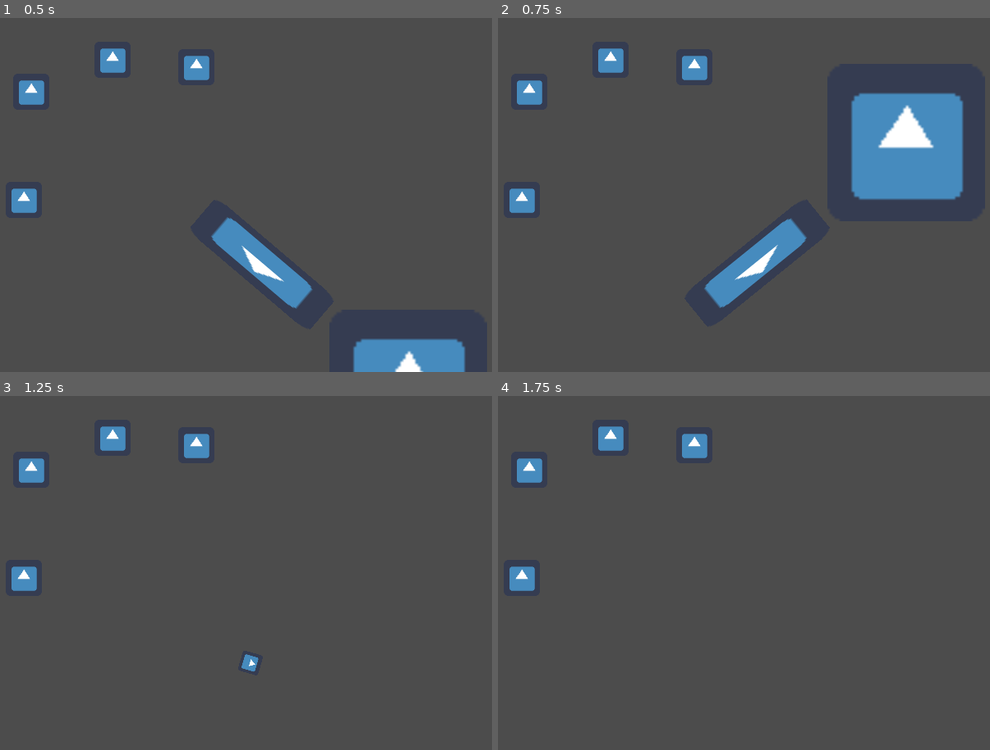
Above: before the commit, frames 1-4 (two rows, left to right).
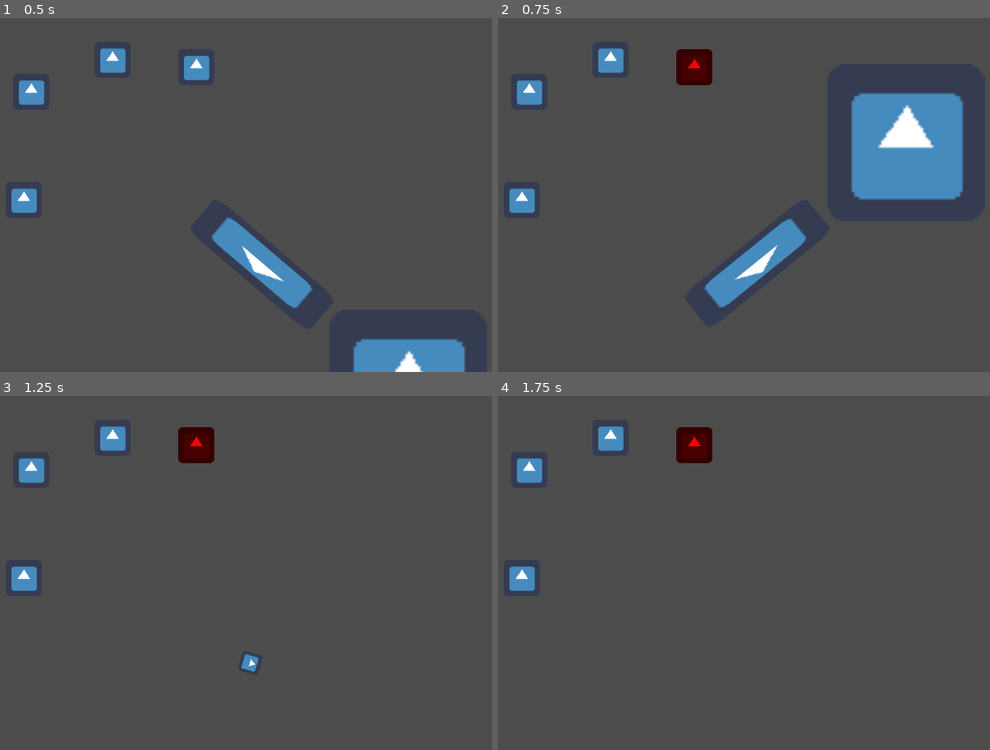
Above: after the commit, the same moments.

Repository: BytePlayersStudio/LD44
Game: Godot game, scene res://Scenes/Level1.tscn
Two runs of this game, one before a commit and one after it. Both use one fixed random seed, a clock stepped at 60 frames per second and the inputs below. The engine's default icon, where the game draws it, is replaced by a stand-in: a white triangle on a blue panel in a dark square.
Inputs (mouse positions are in pixels of both pictures, inside the frame that each line leads up to):
- Up to frame 1 (0.5 s): no input
- Up to frame 2 (0.75 s): tap Enter at 0.5 s; move the mouse to (753, 265) at 0.52 s; press the mouse at (753, 265) at 0.53 s; hold W (move_up) from 0.53 s (still down); right-click (753, 265) at 0.6 s
- Up to frame 3 (1.25 s): keep holding W (move_up)
- Up to frame 4 (1.75 s): keep holding W (move_up); move the mouse to (975, 626) at 1.27 s; release the mouse at (975, 626) at 1.28 s; click (975, 626) at 1.35 s; right-click (975, 626) at 1.55 s

Frame 1 is identical in both runs. In frame 2, 0.7% of the frame differs, in the area x 36-44%, y 8-19%; in frame 3, 0.7%; in frame 4, 0.7%.

Commit message:
Life sources now die in terrible pain as the master wished

Diff:
--- a/LD44/Scenes/Gun.tscn
+++ b/LD44/Scenes/Gun.tscn
@@ -6,7 +6,7 @@
 
 [node name="Gun" type="Node2D"]
 script = ExtResource( 1 )
-Bullet = ExtResource( 2 )
+bullet_res = ExtResource( 2 )
 
 [node name="GunSprite" type="Sprite" parent="."]
 position = Vector2( 0, -5.96046e-008 )
--- a/LD44/Scenes/LifeSource.tscn
+++ b/LD44/Scenes/LifeSource.tscn
@@ -1,16 +1,18 @@
-[gd_scene load_steps=3 format=2]
+[gd_scene load_steps=4 format=2]
 
-[ext_resource path="res://icon.png" type="Texture" id=1]
+[ext_resource path="res://Scripts/LifeSource.gd" type="Script" id=1]
+[ext_resource path="res://icon.png" type="Texture" id=2]
 
 [sub_resource type="RectangleShape2D" id=1]
 extents = Vector2( 6.97203, 7.25444 )
 
 [node name="LifeSource" type="Area2D"]
 collision_layer = 9
+script = ExtResource( 1 )
 
-[node name="Sprite" type="Sprite" parent="."]
+[node name="LifeSourceSprite" type="Sprite" parent="."]
 scale = Vector2( 0.227201, 0.227201 )
-texture = ExtResource( 1 )
+texture = ExtResource( 2 )
 
 [node name="CollisionShape2D" type="CollisionShape2D" parent="."]
 shape = SubResource( 1 )
--- a/LD44/Scripts/Bullet.gd
+++ b/LD44/Scripts/Bullet.gd
@@ -1,6 +1,6 @@
 extends KinematicBody2D
 
-class_name Bullet
+class_name bullet
 
 var velocity
 export var speed = 100
--- a/LD44/Scripts/Gun.gd
+++ b/LD44/Scripts/Gun.gd
@@ -1,8 +1,8 @@
 extends Node2D
 
-class_name Gun
+class_name gun
 
-export (PackedScene) var Bullet
+export (PackedScene) var bullet_res
 export var cooldown : float = .5
 
 onready var bullet_spawn : Position2D = get_node("BulletSpawn")
@@ -12,14 +12,14 @@
 
 func _ready() -> void:
 	cooldown_timer.wait_time = cooldown
-	if Bullet == null:
+	if bullet_res == null:
 		print("Please add a Bullet scene to the Gun")
 
 func shoot() -> void:
 	if can_shoot:
 		can_shoot = false
 		cooldown_timer.start()
-		var b = Bullet.instance()
+		var b = bullet_res.instance()
 		b.start(bullet_spawn.global_position, bullet_spawn.global_rotation)
 		get_tree().get_root().add_child(b)
 
--- /dev/null
+++ b/LD44/Scripts/LifeSource.gd
@@ -0,0 +1,10 @@
+extends Area2D
+
+class_name life_source
+onready var collision_shape = get_node("CollisionShape2D")
+onready var lif_source_sprite = get_node("LifeSourceSprite")
+
+
+func kill_life_source():
+	lif_source_sprite.set_modulate(Color(1,0,0,1))
+	collision_shape.disabled = true
--- a/LD44/Scripts/Player.gd
+++ b/LD44/Scripts/Player.gd
@@ -1,10 +1,10 @@
 extends KinematicBody2D
 
-class_name Player
+class_name player
 
 
 onready var gunPivot : Position2D = get_node("GunPivot")
-onready var gun : Gun = get_node("GunPivot/GunPosition/Gun")
+onready var player_gun : gun = get_node("GunPivot/GunPosition/Gun")
 onready var absorbArea : Area2D =  get_node("AbsorbArea")
 
 export var speed = 500;
@@ -13,7 +13,6 @@
 
 var move_direction = Vector2(0,0)
 var overlapping_life_sources = []
-
 
 
 func _process(delta) -> void:
@@ -27,7 +26,7 @@
 func control_gun(delta) -> void:
 	gunPivot.look_at(get_global_mouse_position())
 	if Input.is_action_pressed("shoot"):
-		gun.shoot()
+		player_gun.shoot()
 	if Input.is_action_just_pressed("absorb_life"):
 		#Maybe use a timer to use the ability
 		absorb_life()
@@ -36,18 +35,22 @@
 func move(delta) -> void:
 	move_and_slide(get_input_direction().normalized() * speed)
 
+func absorb_life():
+	#TODO: Be aware that we have to deactivate the life sources somehow, maybe sending a signal to all of the life_sources
+	#in the overlapping_life_sources array.
+	overlapping_life_sources = absorbArea.get_overlapping_areas()
+	absorbed_life += life_per_life_source * overlapping_life_sources.size()
+	for life_source in overlapping_life_sources:
+		if life_source.has_method('kill_life_source'): #FIXME: No me molan referncias por string
+			life_source.kill_life_source()
+
+	#TODO: Send absorbed_life to the GUI every time it updates.
+	print(overlapping_life_sources)
+	print(absorbed_life)
+
 
 func get_input_direction() -> Vector2:
 	var input_direction = Vector2()
 	input_direction.x = int(Input.is_action_pressed("move_right")) - int(Input.is_action_pressed("move_left"))
 	input_direction.y = int(Input.is_action_pressed("move_down")) - int(Input.is_action_pressed("move_up"))
 	return input_direction
-
-
-func absorb_life():
-	#TODO: Be aware that we have to deactivate the life sources somehow, maybe sending a signal to all of the life_sources
-	#in the overlapping_life_sources array.
-	overlapping_life_sources = absorbArea.get_overlapping_areas()
-	absorbed_life += life_per_life_source * overlapping_life_sources.size()
-	#TODO: Send absorbed_life to the GUI every time it updates.
-	print(absorbed_life)
--- a/LD44/project.godot
+++ b/LD44/project.godot
@@ -10,24 +10,30 @@
 
 _global_script_classes=[ {
 "base": "KinematicBody2D",
-"class": "Bullet",
+"class": "bullet",
 "language": "GDScript",
 "path": "res://Scripts/Bullet.gd"
 }, {
 "base": "Node2D",
-"class": "Gun",
+"class": "gun",
 "language": "GDScript",
 "path": "res://Scripts/Gun.gd"
 }, {
+"base": "Area2D",
+"class": "life_source",
+"language": "GDScript",
+"path": "res://Scripts/LifeSource.gd"
+}, {
 "base": "KinematicBody2D",
-"class": "Player",
+"class": "player",
 "language": "GDScript",
 "path": "res://Scripts/Player.gd"
 } ]
 _global_script_class_icons={
-"Bullet": "",
-"Gun": "",
-"Player": ""
+"bullet": "",
+"gun": "",
+"life_source": "",
+"player": ""
 }
 
 [application]
